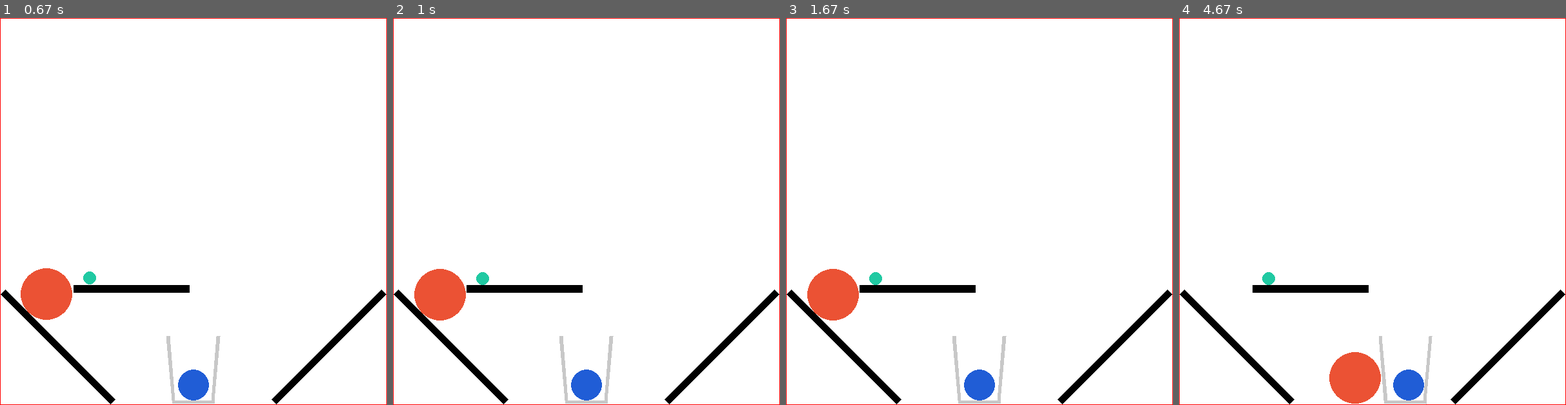
Above: before the commit, frames 1-4 (left to right).
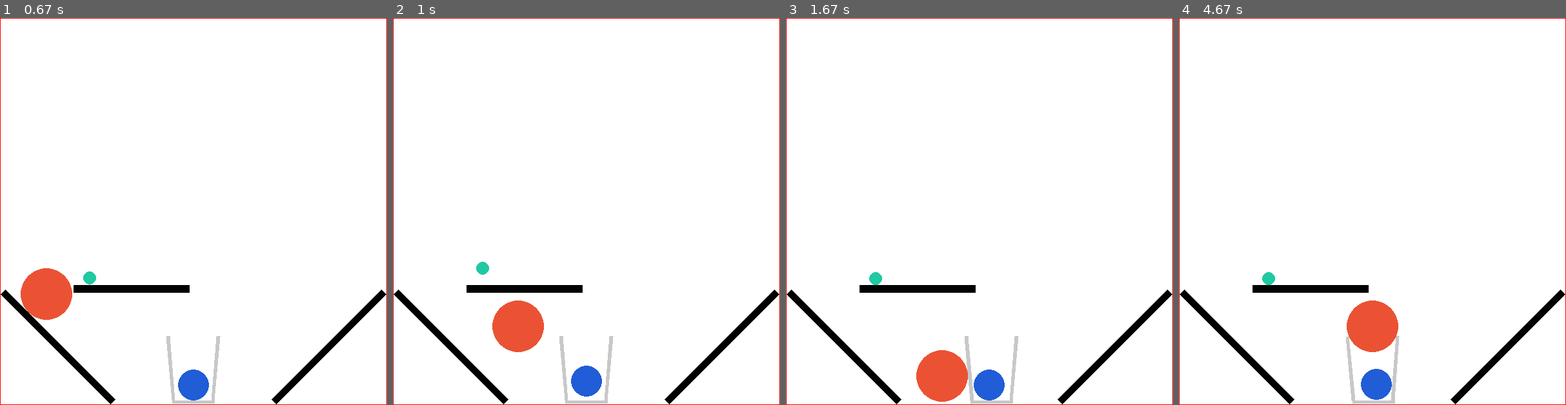
Above: after the commit, the same moments.

Repository: sankaranv/interphyre
Game: pygame game, started from simulator.py
The game is run twice, just before and just after one commit, with the same random seed, the same clock (stepped at 60 frames per second) and the same inputs.
Inputs:
- Up to frame 1 (0.67 s): no input
- Up to frame 2 (1 s): no input
- Up to frame 3 (1.67 s): no input
- Up to frame 4 (4.67 s): no input

Frame 1 is identical in both runs. In frame 2, 3.1% of the frame differs, in the area x 5-54%, y 63-99%; in frame 3, 3.6%; in frame 4, 4.0%, in the area x 38-66%, y 73-100%.

Commit message:
Update termination rule to collision between target object and goal object

Diff:
--- a/levels/level_0.json
+++ b/levels/level_0.json
@@ -45,8 +45,9 @@
             "color": "black"
         }
     },
-    "target": "green_ball",
-    "actions": [
+    "target_object": "green_ball",
+    "goal_object": "blue_ball",
+    "action_objects": [
         "red_ball"
     ]
 }
--- a/phyre2/environment.py
+++ b/phyre2/environment.py
@@ -1,6 +1,6 @@
 from phyre2.box2d_objects import *
 import os
-from phyre2.utils import Ball, Basket, Platform, detect_success
+from phyre2.utils import Ball, Basket, Platform, detect_success, detect_stationary_world
 import json
 import gymnasium as gym
 from Box2D import b2World, b2Vec2
@@ -14,8 +14,9 @@
         self.ppm = ppm
         self.objects = {}
         self.bodies = {}
-        self.target = None
-        self.actions = []
+        self.target_object = None
+        self.goal_object = None
+        self.action_objects = []
         self.name = "EmptyLevel"
 
     def load(self, level_name, level_dir="levels"):
@@ -42,8 +43,9 @@
                 )
             else:
                 raise Exception(f"Object {obj} is not a valid type")
-        self.target = level["target"]
-        self.actions = level["actions"]
+        self.target_object = level["target_object"]
+        self.action_objects = level["action_objects"]
+        self.goal_object = level["goal_object"]
         self.name = level_name
 
     def save(self, level_name, level_dir="levels"):
@@ -53,7 +55,7 @@
         :param level_dir:
         :return:
         """
-        level = {"objects": {}, "target": self.target, "actions": self.actions}
+        level = {"objects": {}, "target_object": self.target_object, "action_objects": self.action_objects}
         for name, obj in self.objects.items():
             if isinstance(obj, Basket):
                 level["objects"][name] = {
@@ -93,8 +95,9 @@
             "platform_2": Platform(4.458, -2.915, 2.5, -45),
             "platform_3": Platform(-2.416, 2.083, 1.33, 0),
         }
-        self.target = "green_ball"
-        self.actions = ["red_ball"]
+        self.target_object = "green_ball"
+        self.goal_object = "blue_ball"
+        self.action_objects = ["red_ball"]
         self.name = "DefaultLevel"
 
     def is_valid_level(self):
@@ -102,22 +105,25 @@
         if not self.objects:
             print("No objects found in level")
             return False
-        elif not self.target:
+        elif not self.target_object:
             print("No target found in level")
             return False
-        elif not self.actions:
-            print("No action found in level")
-            return False
-        elif "basket" not in self.objects:
-            print("Basket not found in level")
-            return False
-        elif self.target not in self.objects:
-            print(f"Target {self.target} not found in level")
+        elif not self.action_objects:
+            print("No action object found in level")
+            return False
+        elif not self.goal_object:
+            print("No goal object found in level")
+            return False
+        elif self.target_object not in self.objects:
+            print(f"Target object {self.target_object} not found in level")
+            return False
+        elif self.goal_object not in self.objects:
+            print(f"Goal object {self.goal_object} not found in level")
             return False
         else:
-            for action in self.actions:
-                if action not in self.objects:
-                    print(f"Action {action} not found in level")
+            for action_object in self.action_objects:
+                if action_object not in self.objects:
+                    print(f"Action {action_object} not found in level")
                     return False
 
         return True
@@ -158,7 +164,7 @@
             raise Exception(f"Cannot null the basket")
         elif obj_name == self.target:
             raise Exception(f"Cannot null the target object")
-        elif obj_name in self.actions:
+        elif obj_name in self.action_objects:
             raise Exception(f"Cannot null an action object")
         else:
             # Remove the object from the world
@@ -168,13 +174,13 @@
             # Remove the object from the level
             del self.objects[obj_name]
 
-    def add_object(self, world, obj, name, is_action=False):
+    def add_object(self, world, obj, name, is_action_object=False):
         """
         Add an object to the level
         :param world:
         :param obj:
         :param name:
-        :param is_action:
+        :param is_action_object:
         :return:
         """
 
@@ -198,8 +204,8 @@
                 raise Exception(f"Object {obj} is not a valid type")
             # Add the object to the level
             self.objects[name] = obj
-            if is_action:
-                self.actions.append(name)
+            if is_action_object:
+                self.action_objects.append(name)
 
 
 class PhyreEnv(gym.Env):
@@ -239,19 +245,19 @@
             dtype=np.float32,
         )
 
-        # The number of actions to take is specified in the level
-        num_actions = len(self.level.actions)
+        # The number of action_objects to take is specified in the level
+        num_action_objects = len(self.level.action_objects)
         action_space_low = np.tile(
             np.array([-screen_size / ppm * 0.5, -screen_size / ppm * 0.5]),
-            (num_actions, 1),
+            (num_action_objects, 1),
         )
         action_space_high = np.tile(
             np.array([screen_size / ppm * 0.5, screen_size / ppm * 0.5]),
-            (num_actions, 1),
-        )
-
-        # If there is only one action, then the action space should be just 2D
-        if num_actions == 1:
+            (num_action_objects, 1),
+        )
+
+        # If there is only one action_object, then the action_object space should be just 2D
+        if num_action_objects == 1:
             action_space_low = action_space_low.flatten()
             action_space_high = action_space_high.flatten()
 
@@ -274,18 +280,20 @@
 
     def _get_observation(self):
         # TODO - add state information for all objects including collision detections
-        return self.level.bodies[self.level.target].position
+        return self.level.bodies[self.level.target_object].position
 
     def _calculate_reward(self, success):
         # TODO - add reward function
         return 1.0 if success else 0.0
 
-    def step(self, action):
-        # Set positions for all action objects
-        if len(self.level.actions) == 1:
-            action = [action]
-        for i, obj_name in enumerate(self.level.actions):
-            target_position = action[i]
+    def step(self, action_object):
+
+        info = {}
+        # Set positions for all action_object objects
+        if len(self.level.action_objects) == 1:
+            action_object = [action_object]
+        for i, obj_name in enumerate(self.level.action_objects):
+            target_position = action_object[i]
             target_position = b2Vec2(
                 float(target_position[0]), float(target_position[1])
             )
@@ -308,13 +316,15 @@
             self.world.Step(time_step, self.vel_iters, self.pos_iters)
             num_steps += 1
 
-            # Print position of the action ball
-            # print(self.level.bodies[self.level.actions[0]].position)
-
-            # Check if the target ball is in the basket
+            # Check if the target object collides with the goal object
             if detect_success(self.world, self.level):
-                print("Success!")
+                info["termination"] = "success"
                 success = True
+                done = True
+
+            # Check if the world is stationary
+            if detect_stationary_world(self.world, self.level):
+                info["termination"] = "stationary_world"
                 done = True
 
             # Clear the screen and render the world
@@ -322,12 +332,14 @@
                 self.render(mode="human")
                 clock.tick(60)
 
+        if num_steps >= self.max_steps:
+            info["termination"] = "timeout"
+
         # Calculate reward
         reward = self._calculate_reward(success)
 
         # Return the observation, reward, done, and info
         obs = self._get_observation()
-        info = {}
         return obs, reward, done, info
 
     def render(self, mode="human"):
--- a/phyre2/utils.py
+++ b/phyre2/utils.py
@@ -76,8 +76,30 @@
 
     return inside
 
+def detect_stationary_world(world, level, tolerance=0.001):
+    # Check if all objects are stationary
+    for body in world.bodies:
+        if body.userData in level.objects:
+            if body.linearVelocity.length > tolerance or body.angularVelocity > tolerance:
+                return False
+    return True
 
-def detect_success(world, level, screen=None, tolerance=1):
+
+def detect_success(world, level):
+    # Check if the target object collided with the goal object
+    for contact in world.contacts:
+        if (
+            contact.fixtureA.body.userData == level.target_object
+            and contact.fixtureB.body.userData == level.goal_object
+        ) or (
+            contact.fixtureA.body.userData == level.goal_object
+            and contact.fixtureB.body.userData == level.target_object
+        ):
+            return True
+    return False
+
+
+def detect_success_basket(world, level, screen=None, tolerance=1):
     # Get the dimensions of the basket
     basket_height = 1.67 * level.objects["basket"].scale
     basket_width = 1.083 * level.objects["basket"].scale
@@ -85,21 +107,21 @@
     angle_shift = math.cos(5 * b2_pi / 180) * 5
 
     # Get the target ball and basket from the world
-    basket, target = None, None
+    basket, target_object = None, None
     for body in world.bodies:
-        if body.userData == level.target:
-            target = body
+        if body.userData == level.target_object:
+            target_object = body
         elif body.userData == "basket":
             basket = body
     if basket is None:
         raise Exception("Basket not found")
-    if target is None:
-        raise Exception("Target ball not found")
+    if target_object is None:
+        raise Exception("Target object not found")
 
     # Get basket and target positions
-    target_position = target.position
+    target_position = target_object.position
     basket_position = basket.position
-    target_radius = target.fixtures[0].shape.radius
+    target_radius = target_object.fixtures[0].shape.radius
 
     # Get the bounding box of the basket
     bottom_left = (
--- a/simulator.py
+++ b/simulator.py
@@ -13,14 +13,19 @@
     level.load("level_0")
 
     # Create the environment
-    env = phyre2.PhyreEnv(level, render_level=True, max_steps=200)
+    env = phyre2.PhyreEnv(level, render_level=True, max_steps=1000)
 
     # Take random actions
-    for _ in range(10):
+    num_trials = 10
+    for i in range(num_trials):
         action = env.action_space.sample()
         observation, reward, done, info = env.step(action)
+        termination = info["termination"]
+        print(f"Trial {i} reward: {reward} termination condition: {termination}")
         env.reset()
 
     action = np.array([-3, 2.5])
     observation, reward, done, info = env.step(action)
+    termination = info["termination"]
+    print(f"Trial {num_trials} reward: {reward} termination condition: {termination}")
     env.reset()
